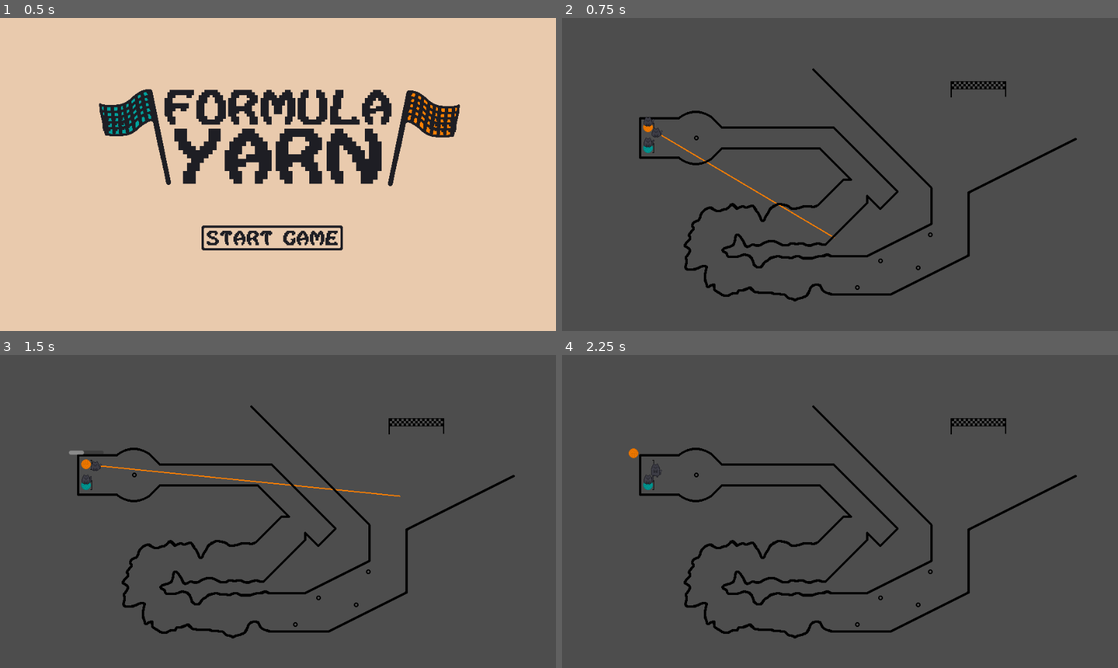
Above: before the commit, frames 1-4 (two rows, left to right).
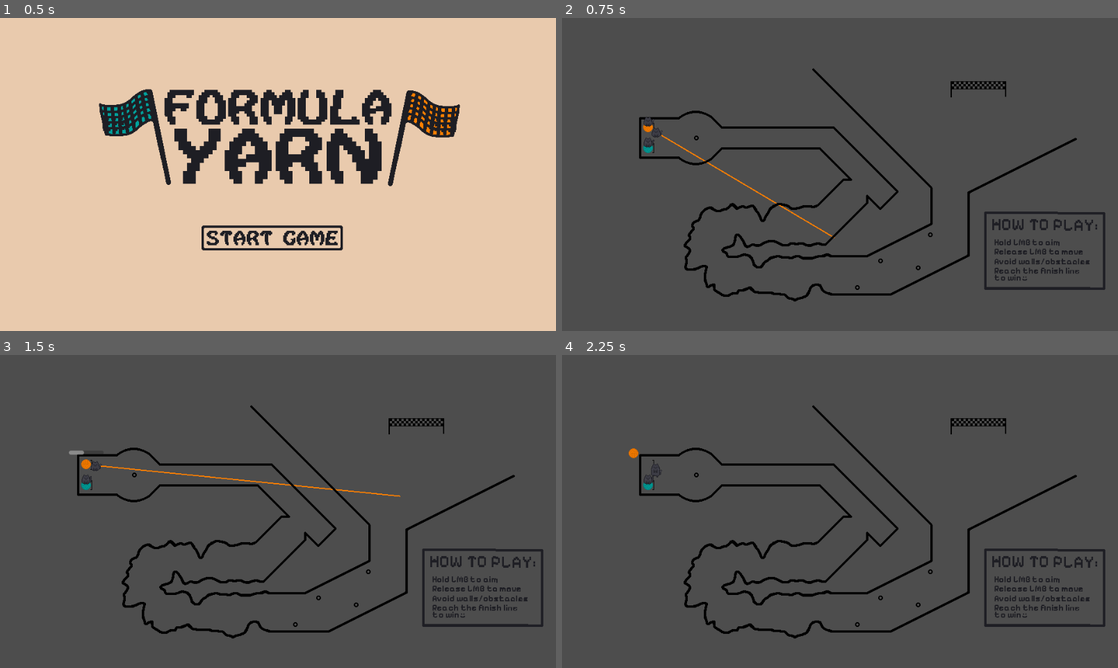
Above: after the commit, the same moments.

Repository: Anna-Toosey/Black-cat-jam-2024
Game: Godot game, scene res://scenes/main.tscn
The game is run twice, just before and just after one commit, with the same random seed, the same clock (stepped at 60 frames per second) and the same inputs.
Inputs (mouse positions are in pixels of both pictures, inside the frame that each line leads up to):
- Up to frame 1 (0.5 s): no input
- Up to frame 2 (0.75 s): click (834, 237) at 0.5 s
- Up to frame 3 (1.5 s): tap Enter at 1.25 s; move the mouse to (400, 495) at 1.27 s; press the mouse at (400, 495) at 1.28 s
- Up to frame 4 (2.25 s): move the mouse to (728, 527) at 2.02 s; release the mouse at (728, 527) at 2.03 s; click (728, 527) at 2.1 s

Frame 1 is identical in both runs. In frame 2, 1.2% of the frame differs, in the area x 76-98%, y 61-87%; in frame 3, 1.2%; in frame 4, 1.2%.

Commit message:
add help box

Diff:
--- a/scenes/track/track.tscn
+++ b/scenes/track/track.tscn
@@ -1,7 +1,8 @@
-[gd_scene load_steps=3 format=3 uid="uid://bv5aa7ngemdfq"]
+[gd_scene load_steps=4 format=3 uid="uid://bv5aa7ngemdfq"]
 
 [ext_resource type="Script" path="res://scenes/track/track.gd" id="1_ntdkl"]
 [ext_resource type="Texture2D" uid="uid://xk1e0brd1vif" path="res://assets/sprites/test/track_test_2.png" id="2_c78j0"]
+[ext_resource type="Texture2D" uid="uid://d5qkxturdfyf" path="res://assets/sprites/ui/howToPlay.png" id="3_dy1db"]
 
 [node name="Track" type="Area2D" groups=["track"]]
 collision_mask = 2
@@ -33,4 +34,8 @@
 position = Vector2(404, 167)
 polygon = PackedVector2Array(-247, -88, -251, -88, -251, -87, -252, -87, -252, -86, -253, -86, -253, -82, -252, -82, -252, -81, -251, -81, -251, -80, -247, -80, -247, -81, -246, -81, -246, -82, -245, -82, -245, -86, -246, -86, -246, -87, -247, -87)
 
+[node name="HowToPlay" type="Sprite2D" parent="."]
+position = Vector2(353, 116)
+texture = ExtResource("3_dy1db")
+
 [connection signal="body_entered" from="." to="." method="_on_body_entered"]
Binary file added: assets/sprites/ui/howToPlay.png
Not shown, added: assets/sprites/ui/howToPlay.png.import
Binary file added: howToPlay.png
Not shown, added: howToPlay.png.import
